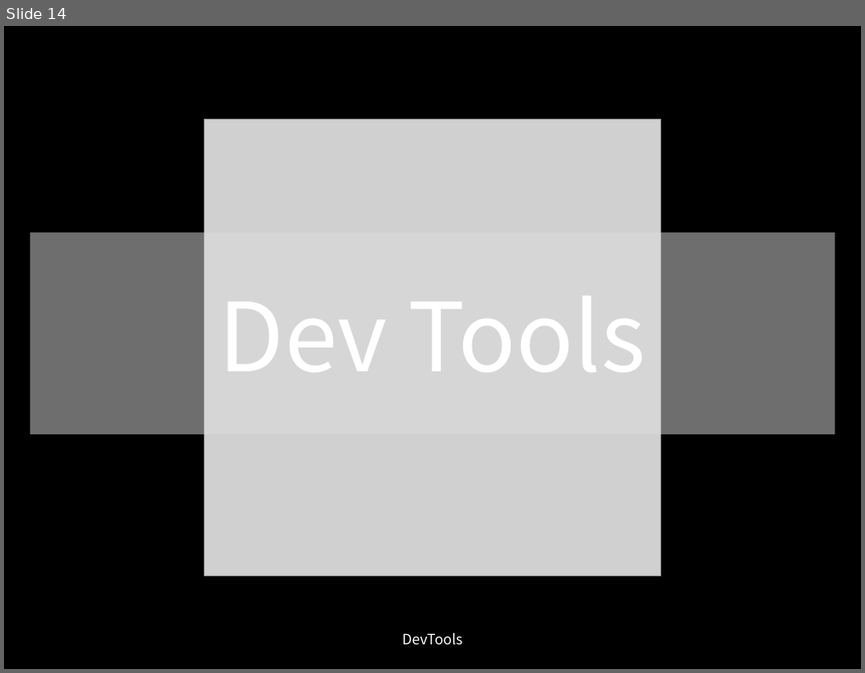
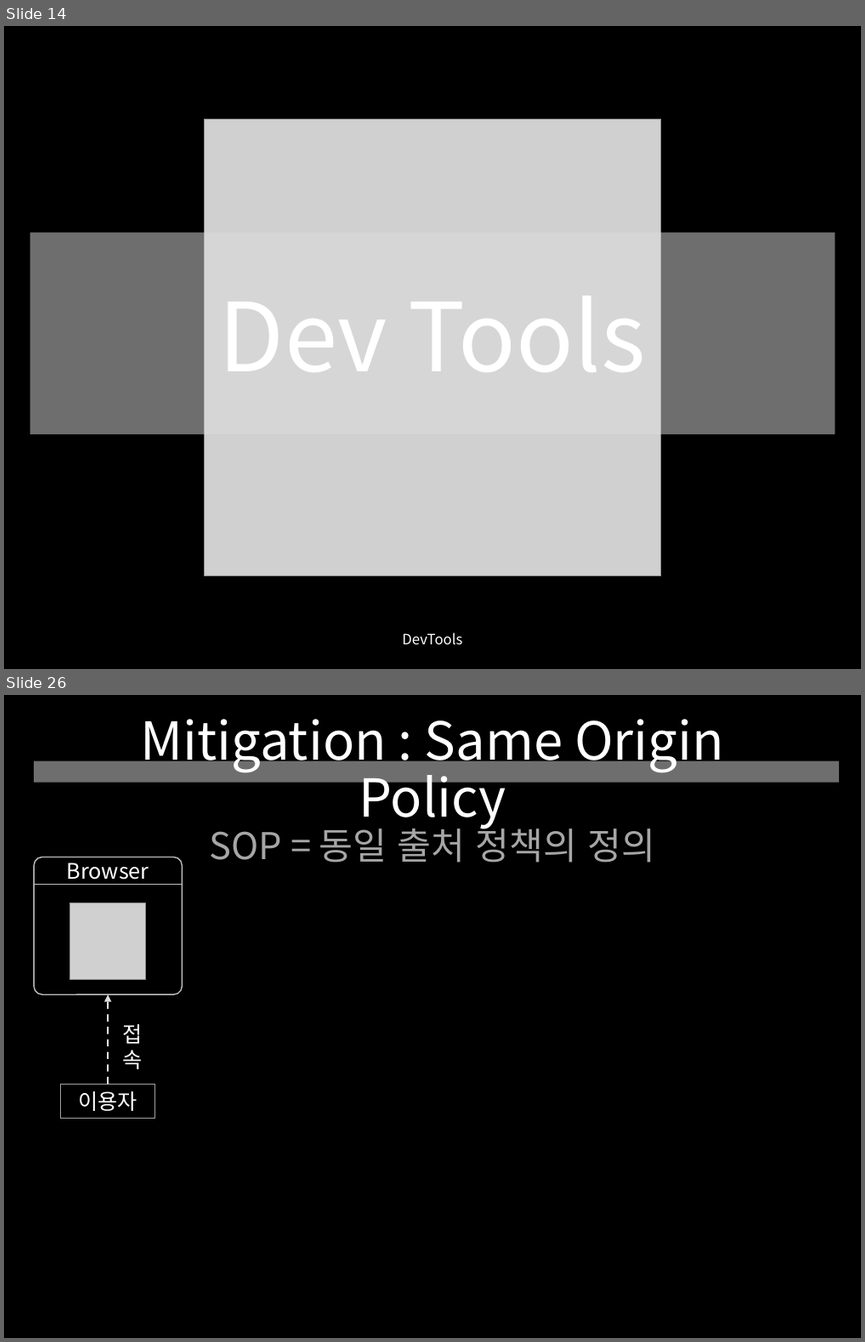
Before and after one commit to yusooo/Hacking, a slide deck: 웹해킹 정리.pptx. Shown one above the other, each under a label of ours: slide 14 before the commit, slides 14 and 26 after it; the slides between them are not shown. The pictures are 865x673 and 865x1342 pixels, drawn with LibreOffice and Linux fonts; fonts in the diff are those of the drawing; grey boxes stand for pictures. Boxes give left, top, right and bottom in pixels: in the first picture for what was removed or moved away, otherwise in the second. Text is boxed around its words. In the diff, an @@ line names an element or a change of style, - is before the commit and + after.

```diff
--- a/웹해킹 정리.pptx
+++ b/웹해킹 정리.pptx
@@ slide 26 added at [4, 695, 861, 1338], background #000000 @@
@@ title added at [140, 719, 724, 862], 44 pt, text #FFFFFF @@
+Mitigation : Same Origin Policy
+SOP = 동일 출처 정책의 정의
@@ rectangle added at [34, 761, 839, 783], fill #DDDDDD at 50% opacity @@
@@ group added at [34, 857, 182, 994]: 1 rounded rectangle, 1 line, 1 text, 1 picture @@
+Browser
@@ curved arrow added from (108, 1084) to (108, 994), #DDDDDD 1.5 pt dashed @@
@@ text added at [123, 1024, 143, 1069], 18 pt, text #FFFFFF @@
+접속
@@ rectangle added at [61, 1084, 154, 1118], fill #000000, outline #A3A3A3 1 pt, 18 pt, text #FFFFFF @@
+이용자
```
Also in this commit, not shown: 2 slides changed, 11 other slides added.
